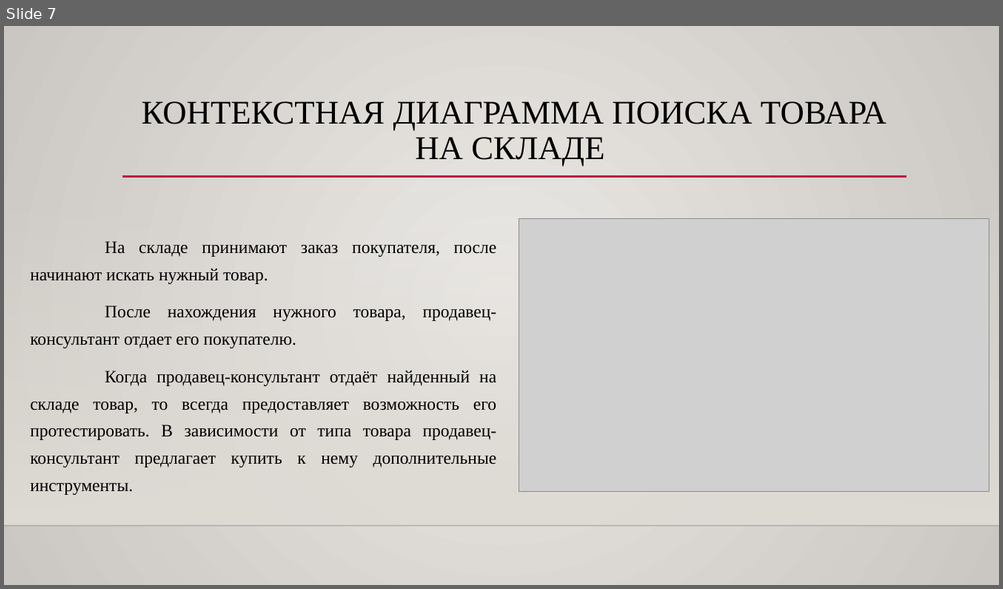
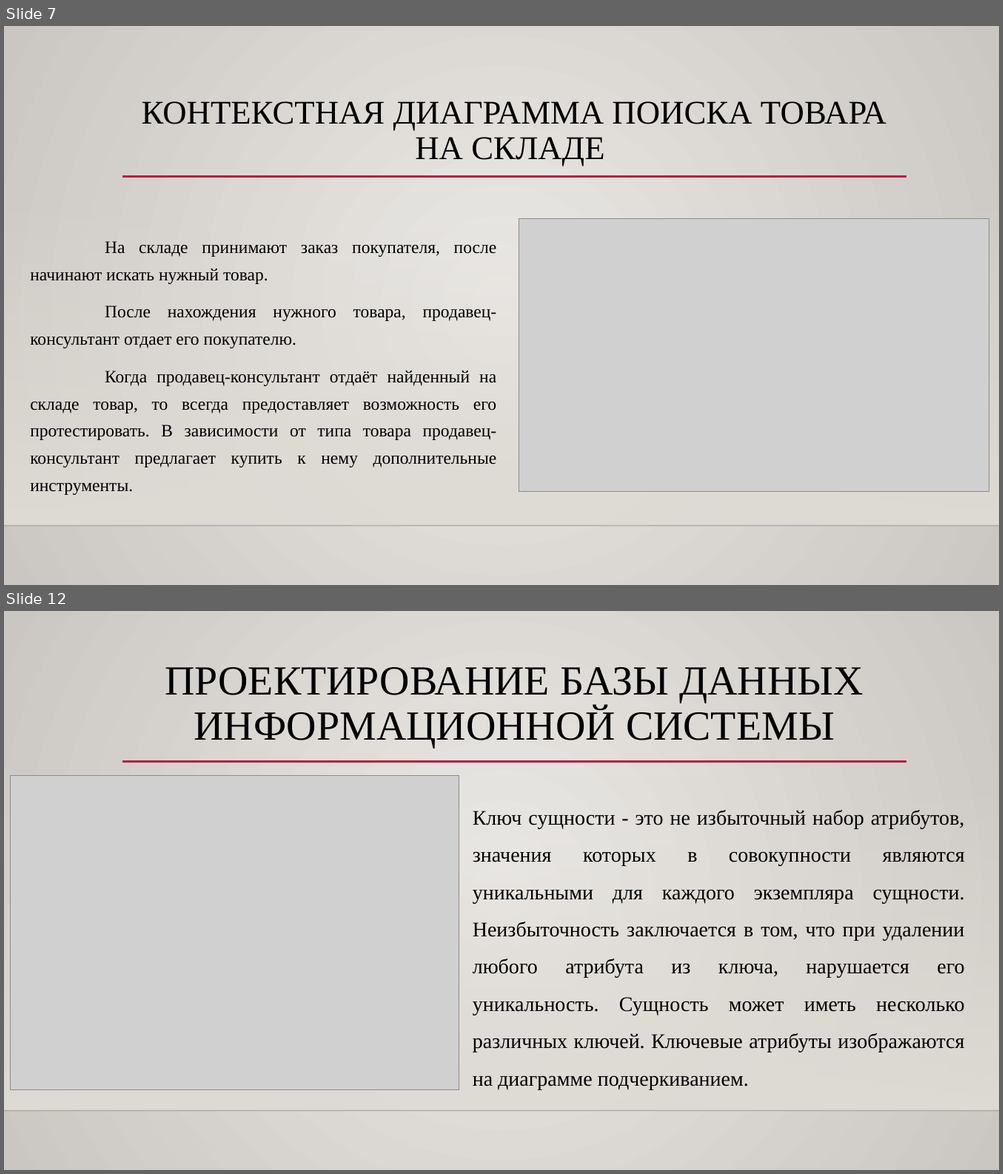
Before and after one commit to TohaLike/CourseWork, a slide deck: Проект курсовой/КУРСОВАЯ РАБОТА по МДК 01.pptx. Shown one above the other, each under a label of ours: slide 7 before the commit, slides 7 and 12 after it; the slides between them are not shown. The pictures are 1003x589 and 1003x1174 pixels, drawn with LibreOffice and Linux fonts; fonts in the diff are those of the drawing; grey boxes stand for pictures; background and template pictures are left out. Boxes give left, top, right and bottom in pixels: in the first picture for what was removed or moved away, otherwise in the second. Text is boxed around its words. In the diff, an @@ line names an element or a change of style, - is before the commit and + after.

```diff
--- a/Проект курсовой/КУРСОВАЯ РАБОТА по МДК 01.pptx
+++ b/Проект курсовой/КУРСОВАЯ РАБОТА по МДК 01.pptx
@@ slide 12 added at [4, 611, 999, 1170], background gradient #ECEAE7 to #CAC7C1; not listed: 3 template elements that a slide beside it also shows @@
@@ title added at [165, 667, 863, 748], 40 pt, text #000000 @@
+ПРОЕКТИРОВАНИЕ БАЗЫ ДАННЫХ ИНФОРМАЦИОННОЙ СИСТЕМЫ
@@ picture added at [11, 775, 459, 1090] @@
@@ text added at [472, 810, 965, 1090], 20 pt, text #000000 @@
+Ключ сущности - это не избыточный набор атрибутов, значения которых в совокупности являются уникальными для каждого экземпляра сущности. Неизбыточность заключается в том, что при удалении любого атрибута из ключа, нарушается его уникальность. Сущность может иметь несколько различных ключей. Ключевые атрибуты изображаются на диаграмме подчеркиванием.
```
Also in this commit, not shown: 2 slides changed, 3 other slides added, 4 other files.
